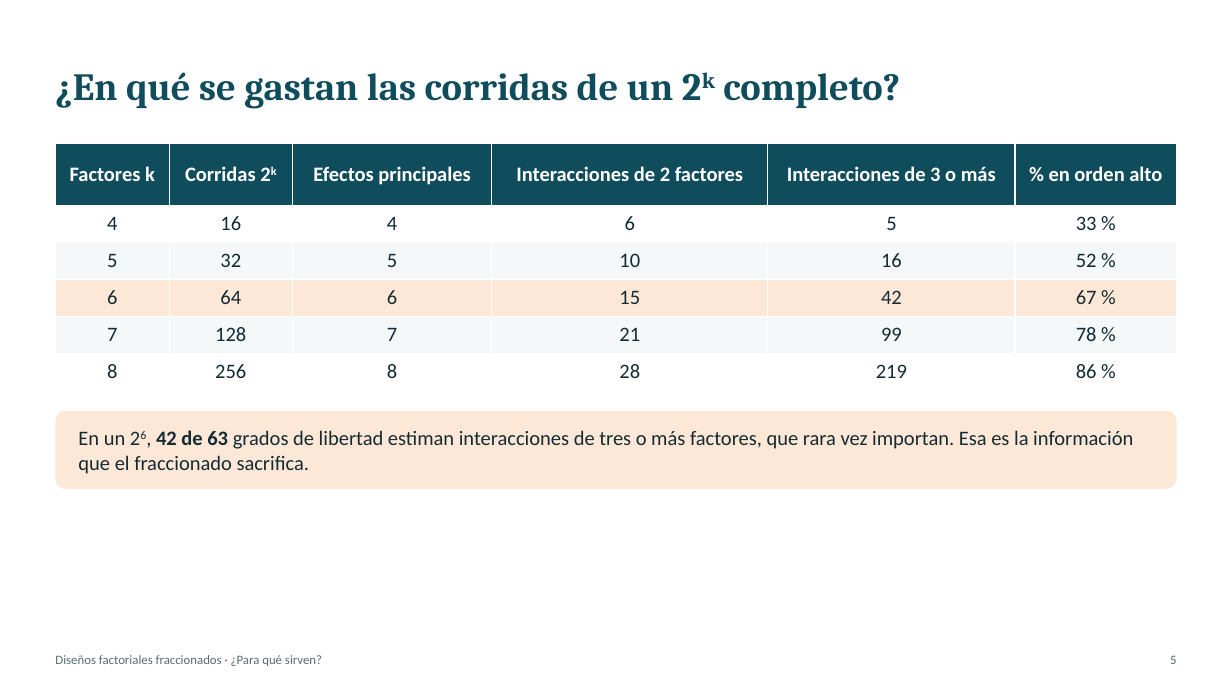
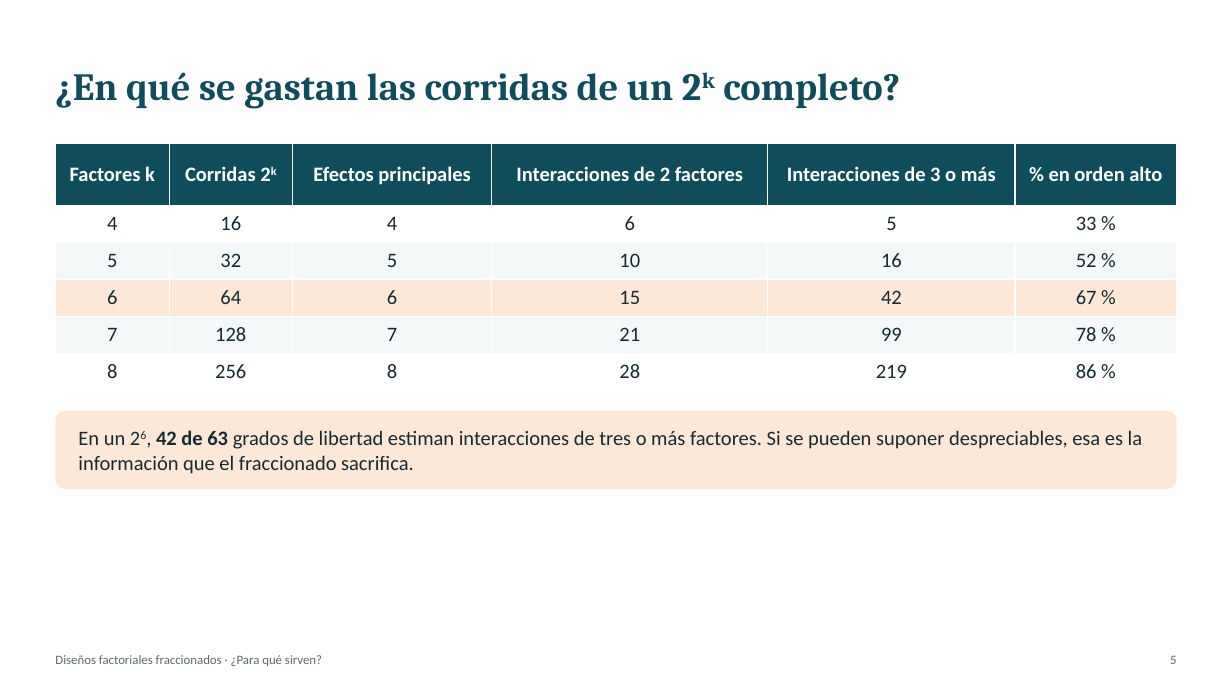
Before and after one commit to Juanes2001/diseno-de-experimentos, a slide deck: slide 5 of exposicion-tema-06/Tema6_Factoriales_Fraccionados.pptx. Drawn at 1232x693 pixels with LibreOffice and Linux fonts; fonts in the diff are those of the drawing. Boxes give left, top, right and bottom in pixels: in the first picture for what was removed or moved away, otherwise in the second. Text is boxed around its words. In the diff, an @@ line names an element or a change of style, - is before the commit and + after.

```diff
--- a/exposicion-tema-06/Tema6_Factoriales_Fraccionados.pptx
+++ b/exposicion-tema-06/Tema6_Factoriales_Fraccionados.pptx
@@ text in rounded rectangle at (x1=78, y1=430, x2=1143, y2=474): text changed @@
-En un 26, 42 de 63 grados de libertad estiman interacciones de tres o más factores, que rara vez importan. Esa es la información que el fraccionado sacrifica.
+En un 26, 42 de 63 grados de libertad estiman interacciones de tres o más factores. Si se pueden suponer despreciables, esa es la información que el fraccionado sacrifica.
```
Also in this commit, not shown: 25 other slides changed, 3 other files.
